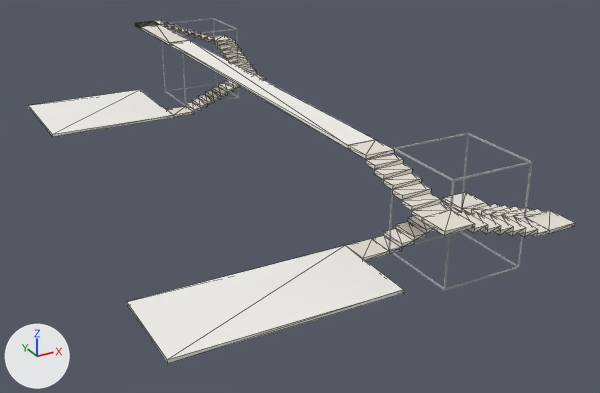
Renders of the glTF model examples/walkthrough/ideal/diagram.glb from each side of a commit.
One viewpoint serves both versions: a camera (50 mm lens) standing at (-6.9, -42.6, 15.1) and looking at (10.5, -11.0, -0.7). Arrows for +X, +Y and +Z are at lower left; the lights stay in place. The picture after the commit comes second. Mesh edges are drawn as thin lines on the coarser meshes. Vertices at exactly the same position are counted once.

The first picture shows 'atrium', 'floor', 'stairs'.
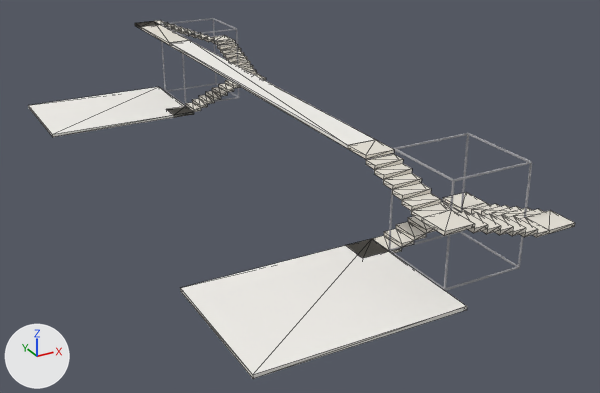
Edits to the bpy script that builds the scene:
```text
Change me_floor:
    used by ob_floor; location = (0.0, 0.0, 0.0)
    before: 1 (9.0, 1.5, 0.0) at pixel (173, 115), 2 (9.0, 7.5, 0.0) at pixel (139, 89), 5 (9.0, 7.5, -0.2) at pixel (140, 91), 6 (9.0, 1.5, -0.2) at pixel (173, 117)
    remove me_floor.from_pydata(...)  # 24 vertices, 36 faces; spans x 0.0..10.2, y -21.5..7.5, z -0.2..4.2
    add me_floor.from_pydata(...)  # 24 vertices, 36 faces; spans x 2.0..10.2, y -23.5..7.5, z -0.2..4.2
    me_floor part 1: the loose piece of 8 vertices spanning x 0.0..9.0, y -21.5..-17.5, z -0.2..0.0 is scaled about its middle by (0.917, 1.5, 1), then moved by (1.6, -1.0, 0.0)
    me_floor part 2
    add for i in [1, 2, 5, 6]: me_floor.vertices[i].co += Vector((1.2, 0.0, 0.0))
```

Changed parts and their boxes (x1, y1, x2, y2) in the pictures (600 x 393 px; the box of a moved part takes in the faces that stretch with it):
'floor', reshaped (17% wider): before (28, 40, 404, 364); after (28, 40, 467, 379)
part 1 of me_floor, moved or reshaped: before (127, 245, 404, 364); after (181, 240, 467, 379)
part 2 of me_floor, moved or reshaped: before (28, 90, 174, 137); after (28, 87, 194, 137)
